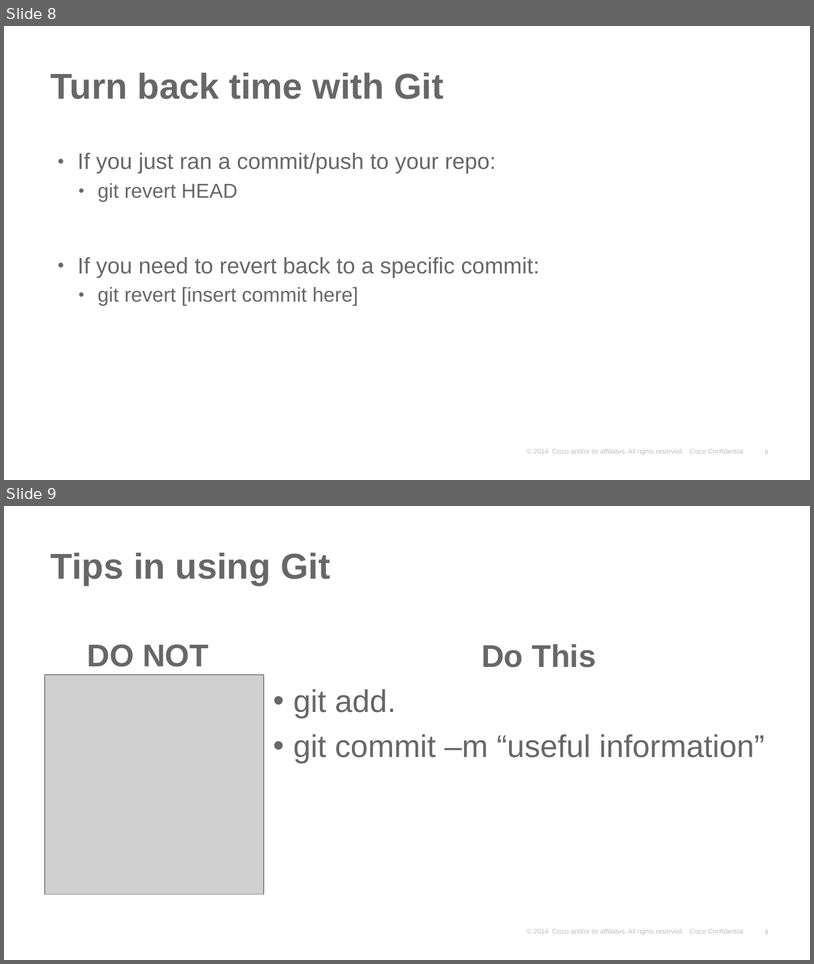
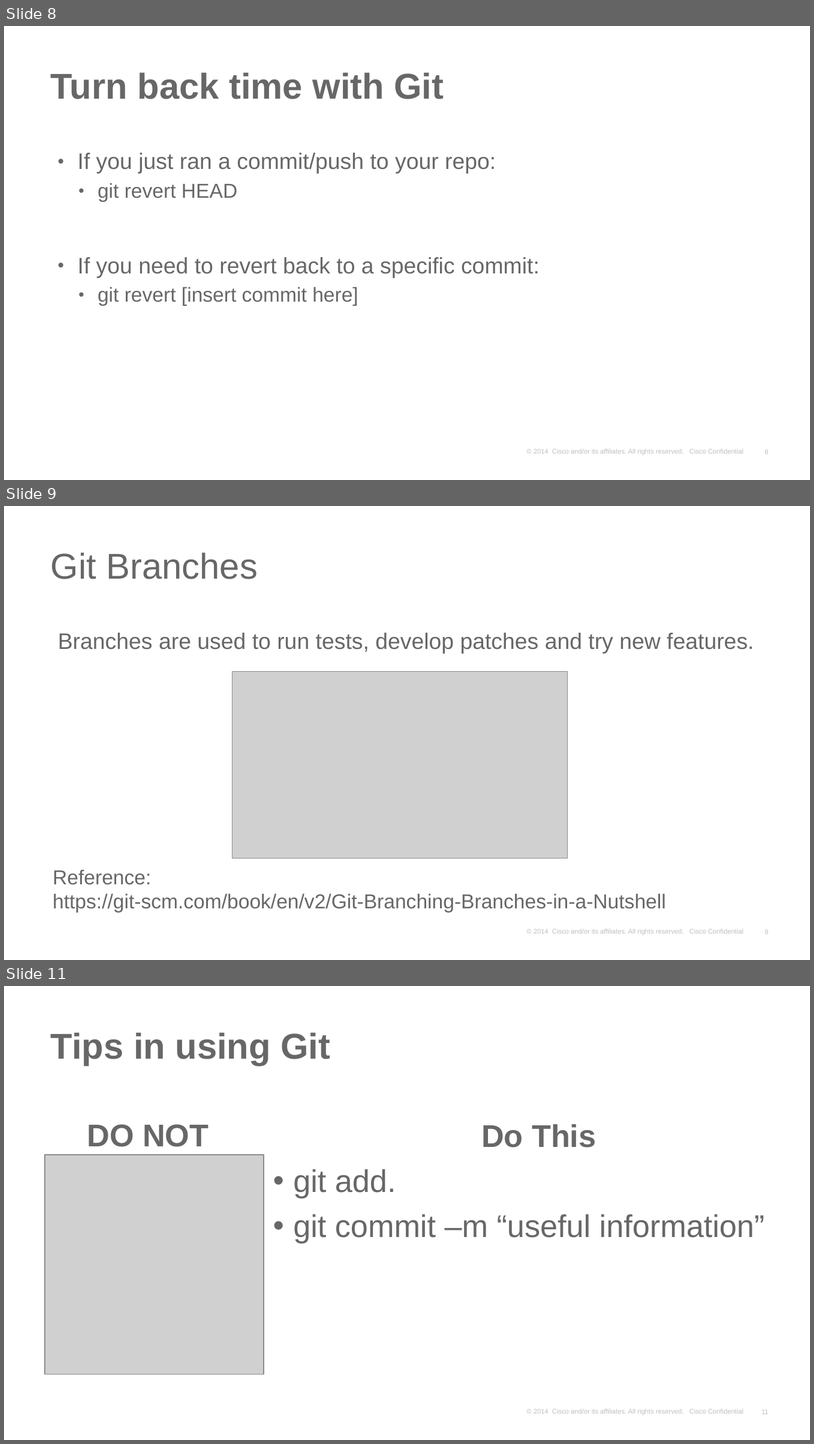
Before and after one commit to spirrello/devshow, a slide deck: Git101.pptx. Shown one above the other, each under a label of ours: slides 8 and 9 before the commit, slides 8, 9 and 11 after it; the slides between them are not shown. The pictures are 814x964 and 814x1444 pixels, drawn with LibreOffice and Linux fonts; fonts in the diff are those of the drawing; grey boxes stand for pictures; background and template pictures are left out. Boxes give left, top, right and bottom in pixels: in the first picture for what was removed or moved away, otherwise in the second. Text is boxed around its words. In the diff, an @@ line names an element or a change of style, - is before the commit and + after.

Commit message:
Added branches slide to Git101.

```diff
--- a/Git101.pptx
+++ b/Git101.pptx
@@ slide 9 added at (4, 506, 810, 960), background #FFFFFF; not listed: 2 template elements that a slide beside it also shows @@
@@ title added at (51, 552, 258, 579), 32 pt, text #676767 @@
+Git Branches
@@ text added at (58, 633, 754, 654), 20 pt, text #676767 @@
+Branches are used to run tests, develop patches and try new features.
@@ picture added at (232, 672, 567, 858) @@
@@ text added at (53, 869, 666, 912), 18 pt, text #676767 @@
+Reference:
+https://git-scm.com/book/en/v2/Git-Branching-Branches-in-a-Nutshell
@@ what was slide 9 is now slide 11 @@
@@ page number at (762, 1409, 769, 1414): text changed @@
-9
+11
```
Also in this commit, not shown: 1 slide changed, 1 other slide added, 1 other file.
